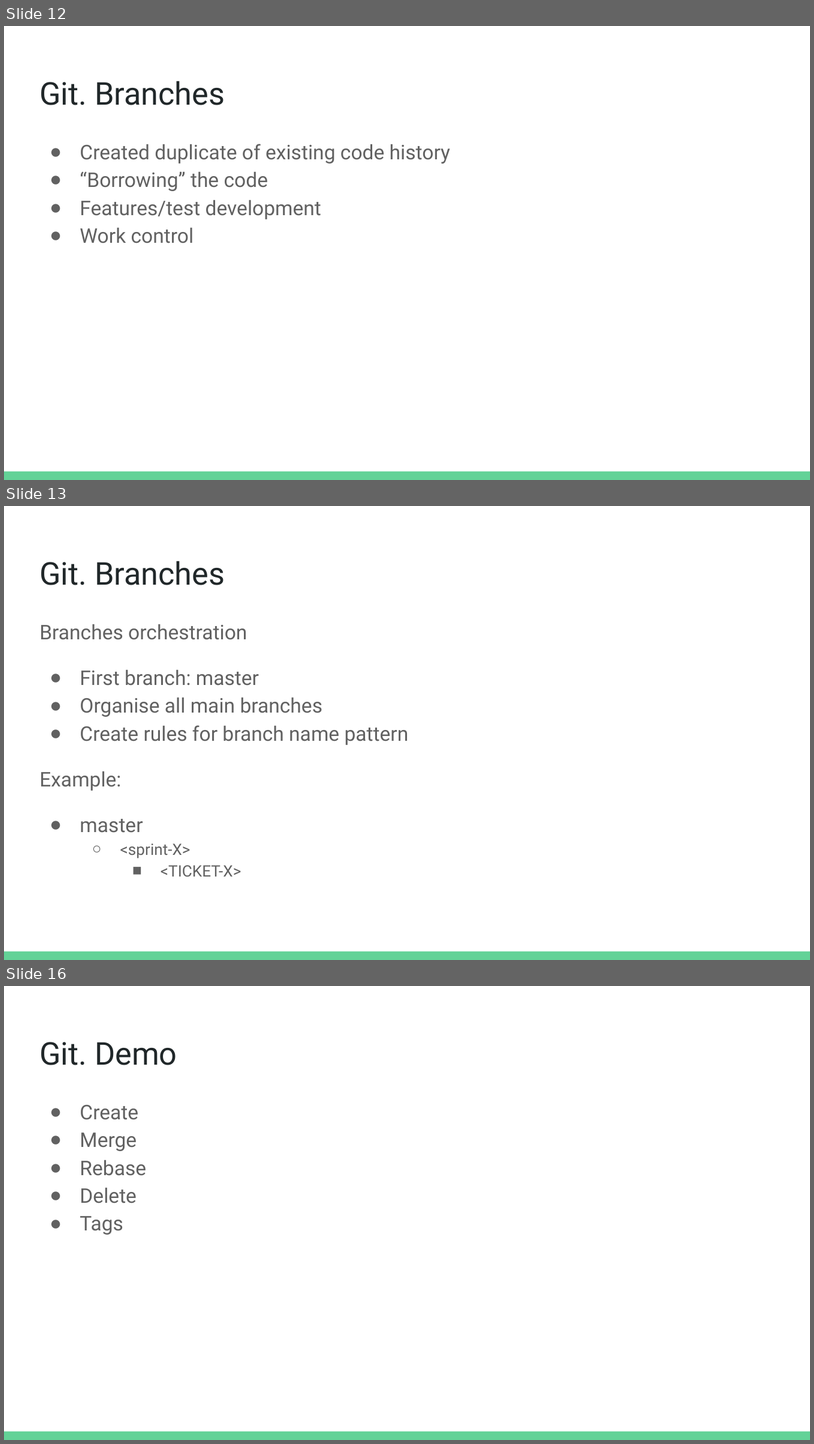
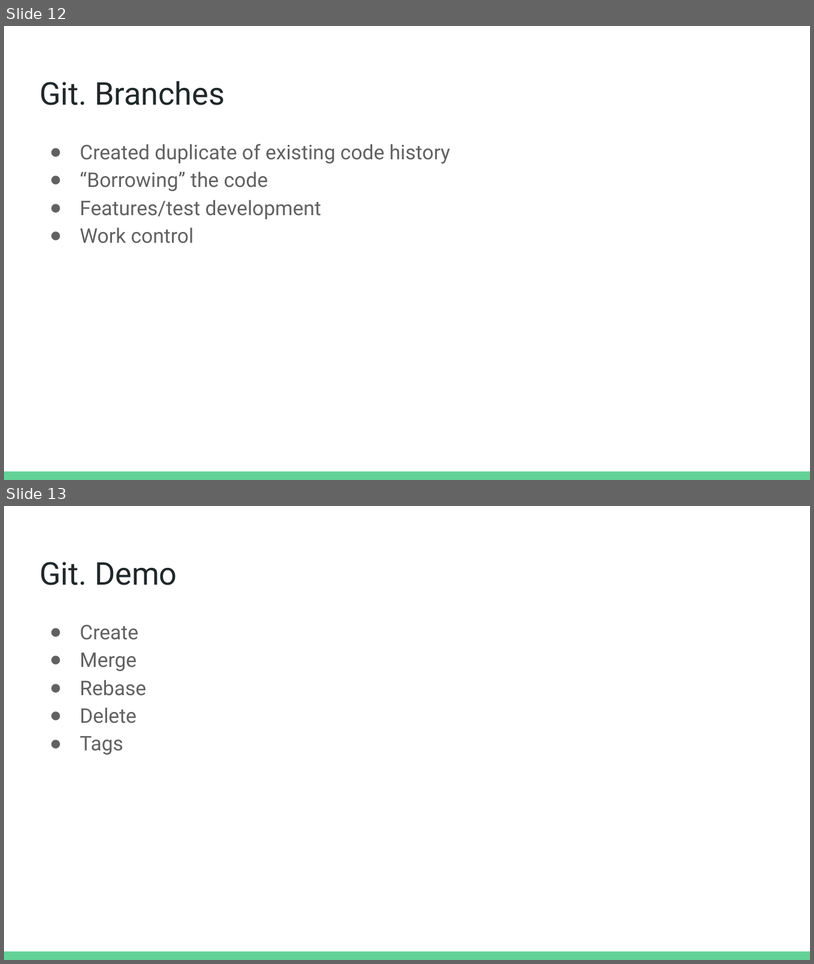
Before and after one commit to Homln/Python, a slide deck: 02.GIT.Homitsevich.pptx. Shown one above the other, each under a label of ours: slides 12, 13 and 16 before the commit, slides 12 and 13 after it; the slides between them are not shown. The pictures are 814x1444 and 814x964 pixels, drawn with LibreOffice and Linux fonts; fonts in the diff are those of the drawing. Boxes give left, top, right and bottom in pixels: in the first picture for what was removed or moved away, otherwise in the second. Text is boxed around its words. In the diff, an @@ line names an element or a change of style, - is before the commit and + after.

```diff
--- a/02.GIT.Homitsevich.pptx
+++ b/02.GIT.Homitsevich.pptx
@@ slide 13 removed at bbox=[4, 506, 810, 960], background #FFFFFF; not listed: 1 template element that a slide beside it also shows @@
@@ title removed at bbox=[39, 561, 225, 585] @@
-Git. Branches
@@ text removed at bbox=[39, 624, 409, 876] @@
-Branches orchestration
-● First branch: master
-● Organise all main branches
-● Create rules for branch name pattern
-Example:
-● master
-  ○ <sprint-X>
-    ■ <TICKET-X>
@@ what was slide 16 is now slide 13 @@
```
Also in this commit, not shown: 2 slides changed, 2 other slides removed.
